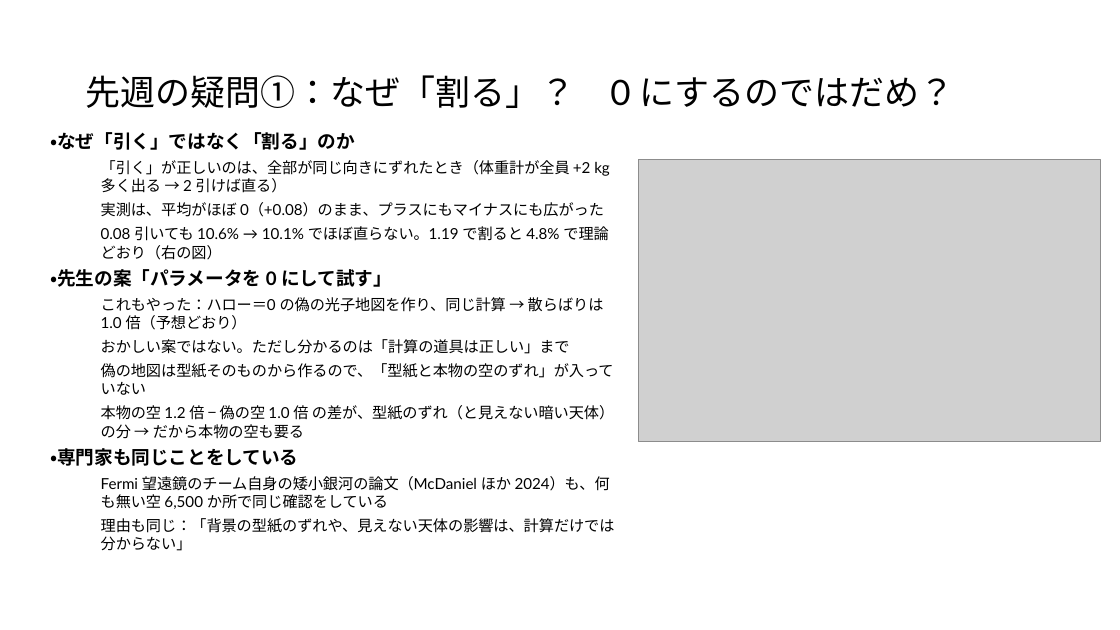
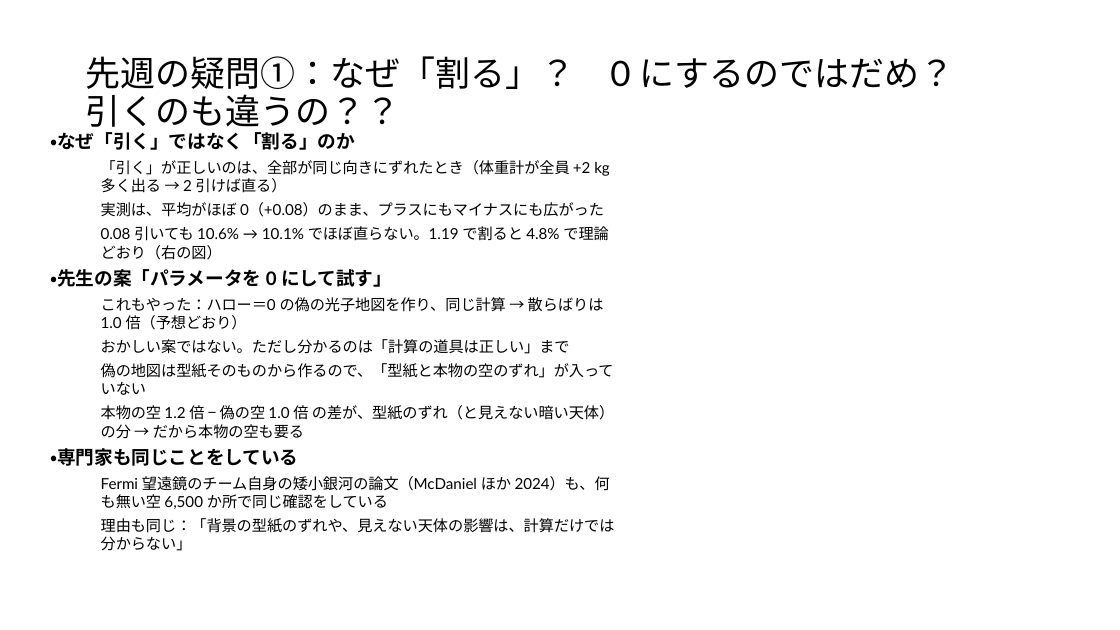
Before and after one commit to Mikann20041029/darkmatter-slides, a slide deck: slide 3 of slides/2026-10-09_研究報告_10枚版.pptx. Drawn at 1120x630 pixels with LibreOffice and Linux fonts; fonts in the diff are those of the drawing; grey boxes stand for pictures. Boxes give left, top, right and bottom in pixels: in the first picture for what was removed or moved away, otherwise in the second. Text is boxed around its words. In the diff, an @@ line names an element or a change of style, - is before the commit and + after.

```diff
--- a/slides/2026-10-09_研究報告_10枚版.pptx
+++ b/slides/2026-10-09_研究報告_10枚版.pptx
@@ title at box(50, 56, 954, 150): text changed @@
-先週の疑問①：なぜ「割る」？ 0 にするのではだめ？
+先週の疑問①：なぜ「割る」？ 0 にするのではだめ？
+引くのも違うの？？
@@ picture removed at box(639, 160, 1101, 442) @@
```
Also in this commit, not shown: 1 other slide changed.
